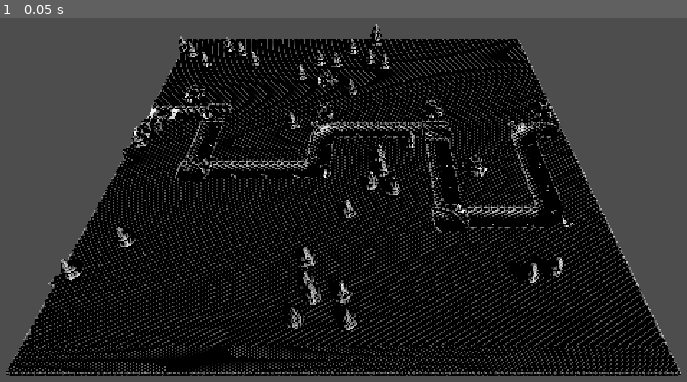
Above: before the commit, frame 1.
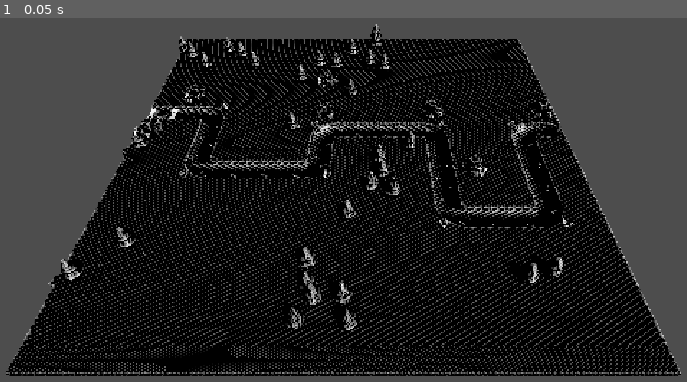
Above: after the commit, the same moment.

Repository: arlandoapraharjo/IGI-Code-Circus
Game: Godot game, scene res://Snow-Stage/map.tscn
Same seed, same stepped clock (60 frames per second), same inputs: the game is played once before the commit and once after it.
Inputs:
- Up to frame 1 (0.05 s): no input

The runs differ from the first frame. In frame 1, 0.5% of the frame differs, in the area x 25-69%, y 23-60%.

Commit message:
fix: rotation path direction

Diff:
--- a/Snow-Stage/SnowMapGenerator.gd
+++ b/Snow-Stage/SnowMapGenerator.gd
@@ -161,20 +161,22 @@
 	return 0.0
 
 func _get_corner_rotation(dir_in: Vector2i, dir_out: Vector2i) -> float:
-	# Corner tiles usually connect from -Z to +X or similar.
-	# We need to map combinations of (dir_in, dir_out) to Y rotations.
-	# In this logic:
-	# dir_in is the vector FROM previous TO current
-	# dir_out is the vector FROM current TO next
+	# We map every possible corner to an explicit rotation in degrees.
+	# Assuming Kenney's default corner (0 degrees) connects South (+Z) and East (+X).
 
-	if (dir_in == Vector2i(0, 1) and dir_out == Vector2i(1, 0)) or (dir_in == Vector2i(-1, 0) and dir_out == Vector2i(0, -1)):
-		# Path came from Z- (going Z+) and turns X+, OR came from X+ (going X-) and turns Z-
-		return -PI / 2.0
-	if (dir_in == Vector2i(0, 1) and dir_out == Vector2i(-1, 0)) or (dir_in == Vector2i(1, 0) and dir_out == Vector2i(0, -1)):
-		return PI
-	if (dir_in == Vector2i(0, -1) and dir_out == Vector2i(1, 0)) or (dir_in == Vector2i(-1, 0) and dir_out == Vector2i(0, 1)):
-		return 0.0
-	if (dir_in == Vector2i(0, -1) and dir_out == Vector2i(-1, 0)) or (dir_in == Vector2i(1, 0) and dir_out == Vector2i(0, 1)):
-		return PI / 2.0
+	# 1. Path comes from Left (West), goes Up (North) -> Connects West and North
+	if dir_in == Vector2i(1, 0) and dir_out == Vector2i(0, -1):
+		return deg_to_rad(180)
+	# Path comes from Down (South), goes Right (East) -> Connects South and East
+	elif dir_in == Vector2i(0, -1) and dir_out == Vector2i(1, 0):
+		return deg_to_rad(0)
 
+	# 2. Path comes from Left (West), goes Down (South) -> Connects West and South
+	if dir_in == Vector2i(1, 0) and dir_out == Vector2i(0, 1):
+		return deg_to_rad(270)
+	# Path comes from Up (North), goes Right (East) -> Connects North and East
+	elif dir_in == Vector2i(0, 1) and dir_out == Vector2i(1, 0):
+		return deg_to_rad(90)
+
+	# Fallback (shouldn't happen with our path generator)
 	return 0.0
